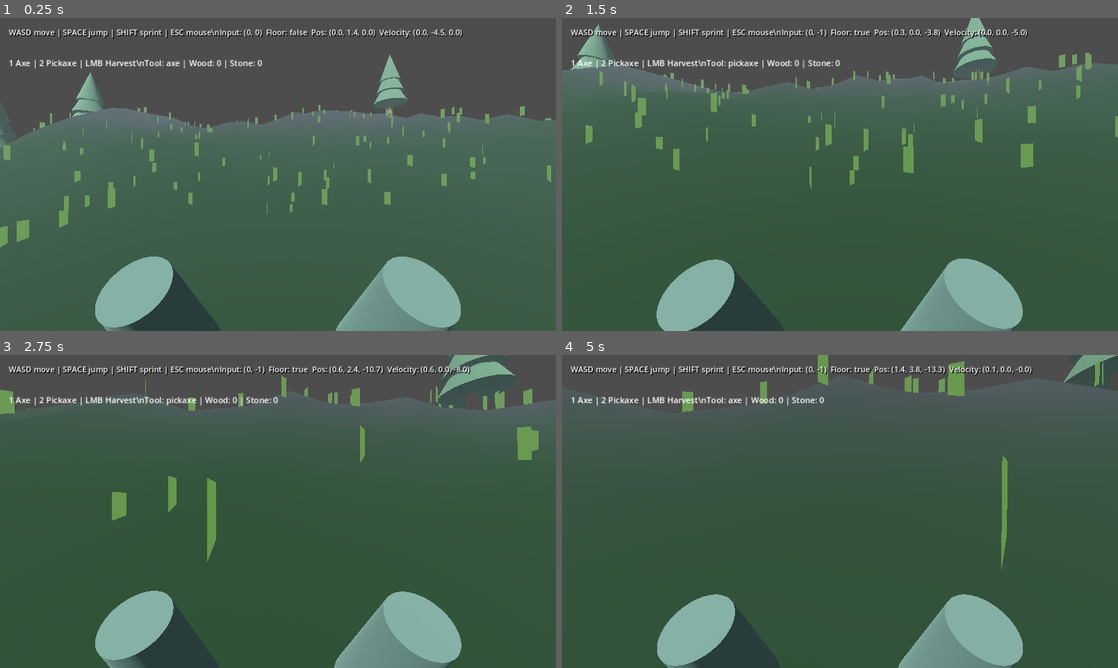
Above: before the commit, frames 1-4 (two rows, left to right).
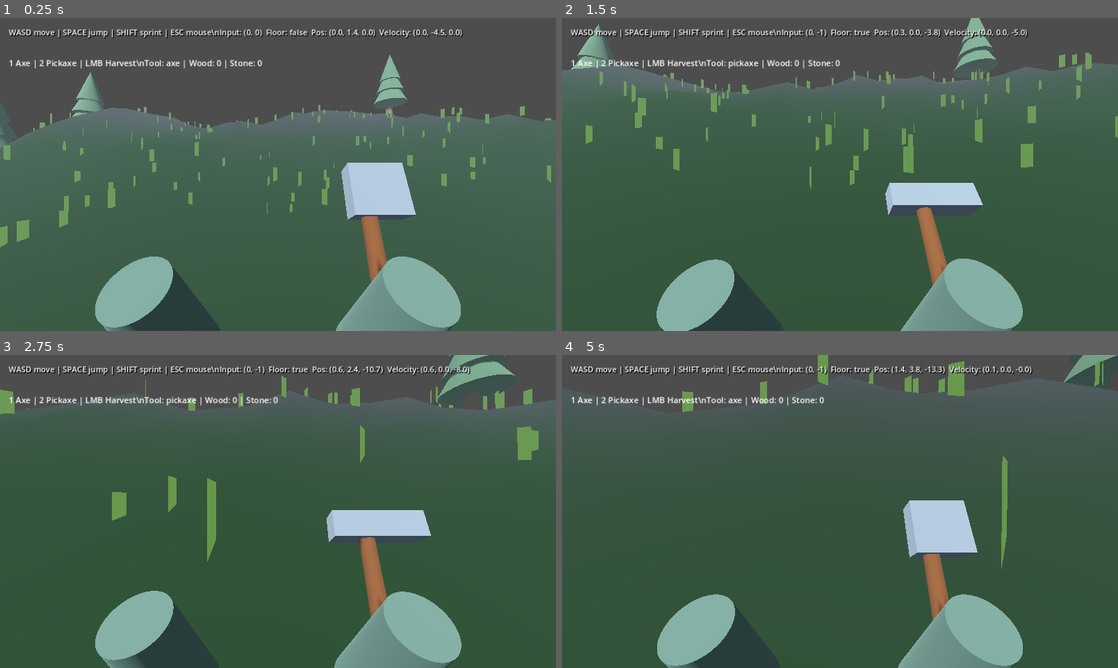
Above: after the commit, the same moments.

Repository: noval000/survival
Game: Godot game, scene res://scenes/Main.tscn
Two runs of this game, one before a commit and one after it. Both use one fixed random seed, a clock stepped at 60 frames per second and the inputs below.
Inputs (mouse positions are in pixels of both pictures, inside the frame that each line leads up to):
- Up to frame 1 (0.25 s): no input
- Up to frame 2 (1.5 s): tap Enter at 0.5 s; move the mouse to (867, 174) at 0.52 s; hold W (move_forward) from 0.53 s (still down); tap 1 at 0.6 s; click (867, 174) at 0.67 s; tap Space (jump) at 0.77 s; tap 2 at 0.8, 1.35 s; move the mouse to (812, 174) at 1.27 s; click (812, 174) at 1.42 s
- Up to frame 3 (2.75 s): keep holding W (move_forward); tap Space (jump) at 1.52 s; tap 1 at 1.55 s; move the mouse to (289, 505) at 2.02 s; hold Shift (sprint) from 2.03 s (still down); click (289, 505) at 2.17 s; tap 2 at 2.3 s
- Up to frame 4 (5 s): keep holding W (move_forward); move the mouse to (834, 517) at 2.77 s; release Shift (sprint) at 2.78 s; tap 1 at 2.85, 4.35 s; click (834, 517) at 2.92 s; tap Space (jump) at 3.02, 3.77, 4.52 s; move the mouse to (878, 514) at 3.52 s; tap 2 at 3.6 s; click (878, 514) at 3.67 s; move the mouse to (795, 508) at 4.27 s; click (795, 508) at 4.42 s

The runs differ from the first frame. In frame 1, 2.7% of the frame differs, in the area x 61-75%, y 46-85%; in frame 2, 1.9%; in frame 3, 2.2%; in frame 4, 2.5%.

Commit message:
Render first-person axe and pickaxe with procedural swing animation

Diff:
--- a/godot/scripts/Player.gd
+++ b/godot/scripts/Player.gd
@@ -23,6 +23,8 @@
 var equipped_tool: String = "axe"
 var harvest_cooldown: float = 0.0
 var resource_label: Label
+var tool_visual: Node3D
+var swing_time: float = 0.0
 
 func _ready() -> void:
     Input.mouse_mode = Input.MOUSE_MODE_CAPTURED
@@ -43,6 +45,7 @@
     camera_home = camera.position
     setup_arms()
     setup_footstep()
+    setup_tool()
 
 func _unhandled_input(event: InputEvent) -> void:
     if event.is_action_pressed("ui_cancel"):
@@ -52,8 +55,10 @@
     elif event is InputEventKey and event.pressed and not event.echo:
         if event.physical_keycode == KEY_1:
             equipped_tool = "axe"
+            setup_tool()
         elif event.physical_keycode == KEY_2:
             equipped_tool = "pickaxe"
+            setup_tool()
     elif event is InputEventMouseMotion and Input.mouse_mode == Input.MOUSE_MODE_CAPTURED:
         # Ignore implausible driver spikes; never rotate 180 degrees on a single event.
         var mouse_delta: Vector2 = (event as InputEventMouseMotion).relative.limit_length(45.0)
@@ -63,6 +68,10 @@
 
 func _physics_process(delta: float) -> void:
     harvest_cooldown = maxf(0.0, harvest_cooldown - delta)
+    swing_time = maxf(0.0, swing_time - delta)
+    if tool_visual != null:
+        var swing: float = sin((1.0 - swing_time / 0.4) * PI) if swing_time > 0.0 else 0.0
+        tool_visual.rotation.x = lerpf(tool_visual.rotation.x, -0.4 - swing, minf(delta * 20.0, 1.0))
     if Input.mouse_mode == Input.MOUSE_MODE_CAPTURED and Input.is_mouse_button_pressed(MOUSE_BUTTON_LEFT) and harvest_cooldown <= 0.0:
         try_harvest()
     if resource_label != null:
@@ -178,6 +187,7 @@
 
 func try_harvest() -> void:
     harvest_cooldown = 0.55
+    swing_time = 0.4
     var query := PhysicsRayQueryParameters3D.create(camera.global_position, camera.global_position - camera.global_transform.basis.z * 3.5)
     query.exclude = [get_rid()]
     var hit: Dictionary = get_world_3d().direct_space_state.intersect_ray(query)
@@ -193,3 +203,37 @@
         var visual: Node3D = target.get_meta("visual", null) as Node3D
         if visual != null:
             visual.visible = false
+
+func setup_tool() -> void:
+    if arm_root == null:
+        return
+    if tool_visual != null:
+        tool_visual.queue_free()
+    tool_visual = Node3D.new()
+    tool_visual.name = "EquippedTool"
+    tool_visual.position = Vector3(0.43, -0.46, -0.85)
+    tool_visual.rotation.x = -0.4
+    arm_root.add_child(tool_visual)
+    var wood := StandardMaterial3D.new()
+    wood.albedo_color = Color(0.30, 0.19, 0.10)
+    var metal := StandardMaterial3D.new()
+    metal.albedo_color = Color(0.45, 0.49, 0.52)
+    metal.metallic = 0.55
+    var handle := CylinderMesh.new()
+    handle.top_radius = 0.035
+    handle.bottom_radius = 0.042
+    handle.height = 0.95
+    var shaft := MeshInstance3D.new()
+    shaft.mesh = handle
+    shaft.material_override = wood
+    tool_visual.add_child(shaft)
+    var head_mesh := BoxMesh.new()
+    if equipped_tool == "pickaxe":
+        head_mesh.size = Vector3(0.44, 0.13, 0.12)
+    else:
+        head_mesh.size = Vector3(0.27, 0.26, 0.11)
+    var head_node := MeshInstance3D.new()
+    head_node.mesh = head_mesh
+    head_node.material_override = metal
+    head_node.position = Vector3(0.05, 0.41, 0.0)
+    tool_visual.add_child(head_node)
